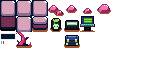
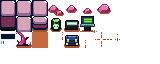
Layers edited between the first and the second 160px x 64px image:
renamed "Layer 13" to "Layer 16", painted on it over box(1, 24, 120, 48)
removed layer "Layer 12" over box(1, 24, 111, 48)
